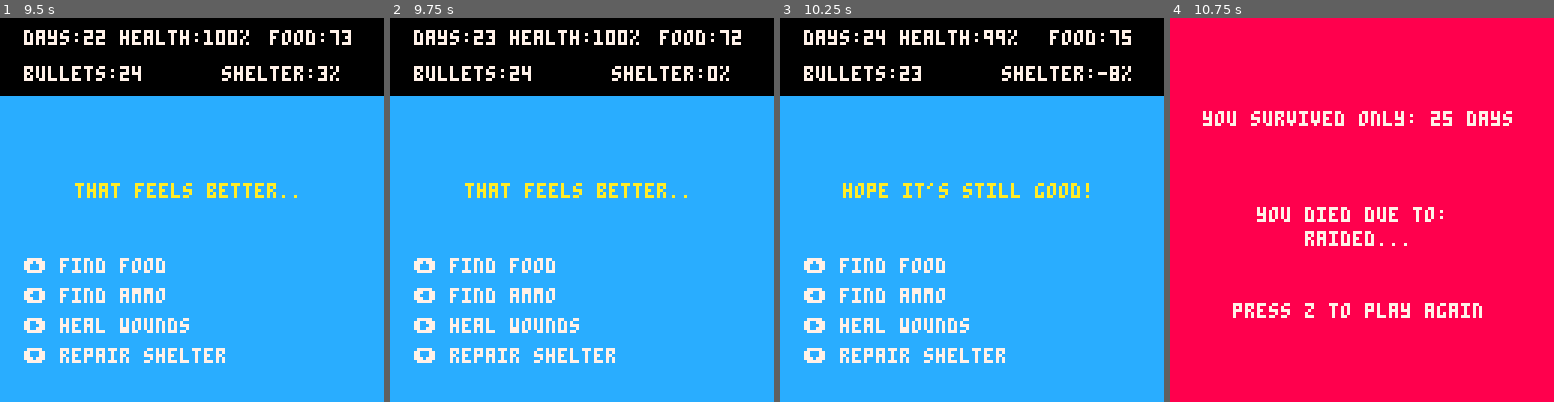
Above: before the commit, frames 1-4 (left to right).
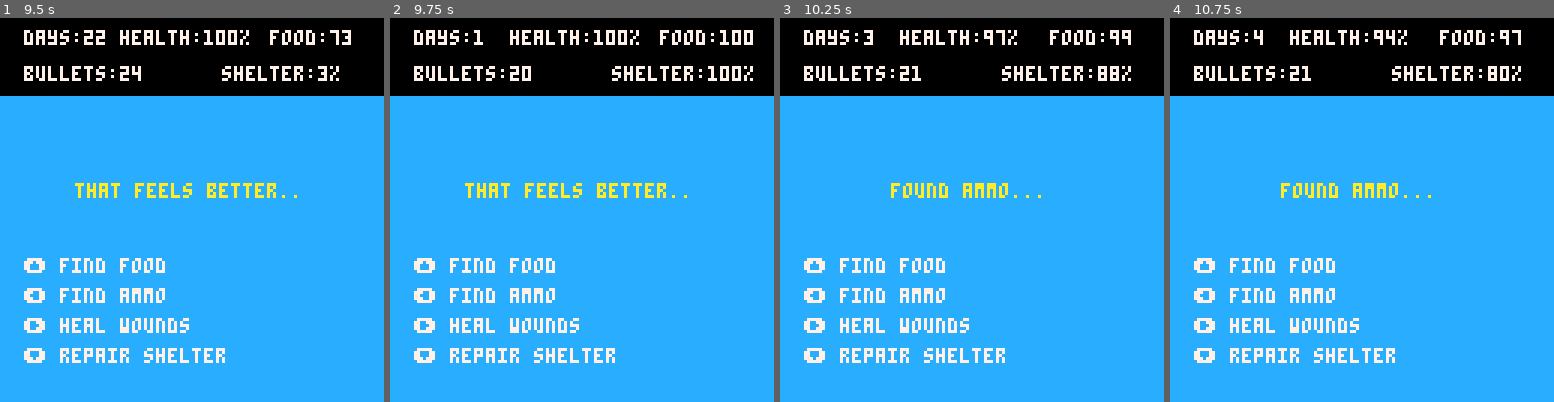
Above: after the commit, the same moments.

Repository: ojdon/1hgj-81-surviving-the-undead
Game: PICO-8 cartridge stud.p8
Two runs of this game, one before a commit and one after it. Both use one fixed random seed, a clock stepped at 60 frames per second and the inputs below.
Inputs:
- Up to frame 1 (9.5 s): tap O (Z key) at 0.7, 1.7, 2.1, 2.5, 2.9, 3.3, 3.7, 4.1, 4.5, 4.9, 5.3, 5.7, 6.1, 6.5, 6.9, 7.3, 7.7, 8.1, 8.5, 8.9, 9.3 s; hold Right 1.6-2.1 s; hold Up 2.15-2.42 s; hold Right 2.47-3.03 s; hold Left 3.08-3.58 s; hold Down 3.63-3.97 s; hold Right 4.02-4.68 s; hold Up 4.73-5.03 s; hold Left 5.08-5.68 s; hold Down 5.73-6.03 s; hold Right 6.08-6.58 s; hold Right 6.63-7.13 s; hold Up 7.18-7.45 s; hold Right 7.5-8.07 s; hold Left 8.12-8.62 s; hold Down 8.67-9 s; hold Right from 9.05 s (still down)
- Up to frame 2 (9.75 s): tap O (Z key) at 9.7 s; release Right at 9.72 s
- Up to frame 3 (10.25 s): hold Up 9.77-10.07 s; tap O (Z key) at 10.1 s; hold Left from 10.12 s (still down)
- Up to frame 4 (10.75 s): tap O (Z key) at 10.5 s; release Left at 10.72 s

Frame 1 is identical in both runs. In frame 2, 0.5% of the frame differs, in the area x 21-95%, y 3-17%; in frame 3, 1.2%; in frame 4, 100%, in the area x 0-100%, y 0-100%.

Commit message:
Game reset bugfix

Diff:
--- a/stud.p8
+++ b/stud.p8
@@ -52,6 +52,7 @@
 -- update functions
 function titleupdate()
  if btnp(4) then
+ 	gamereset()
   scene=1
  end
 end
@@ -92,6 +93,14 @@
  status = "bordered up those windows"
  endofday()
  end
+end
+
+function gamereset()
+	health = 100
+	food = 100
+	ammo = 20
+	shelter = 100
+	score = 1
 end
 
 function endofday()
Not shown, changed: index.js
Not shown, changed: stud.p8.png
